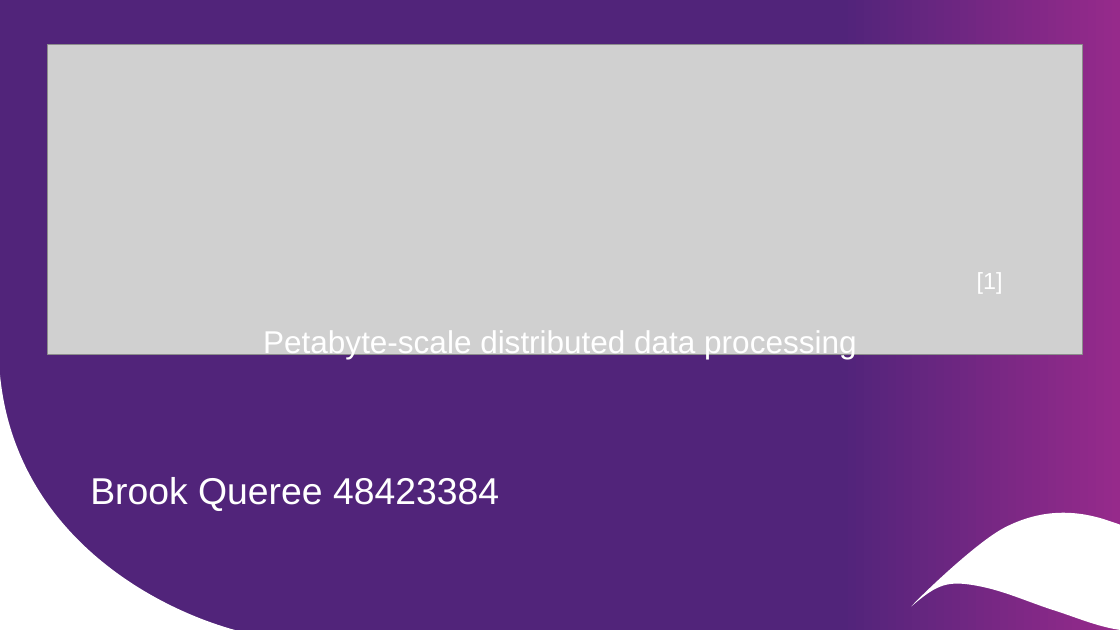
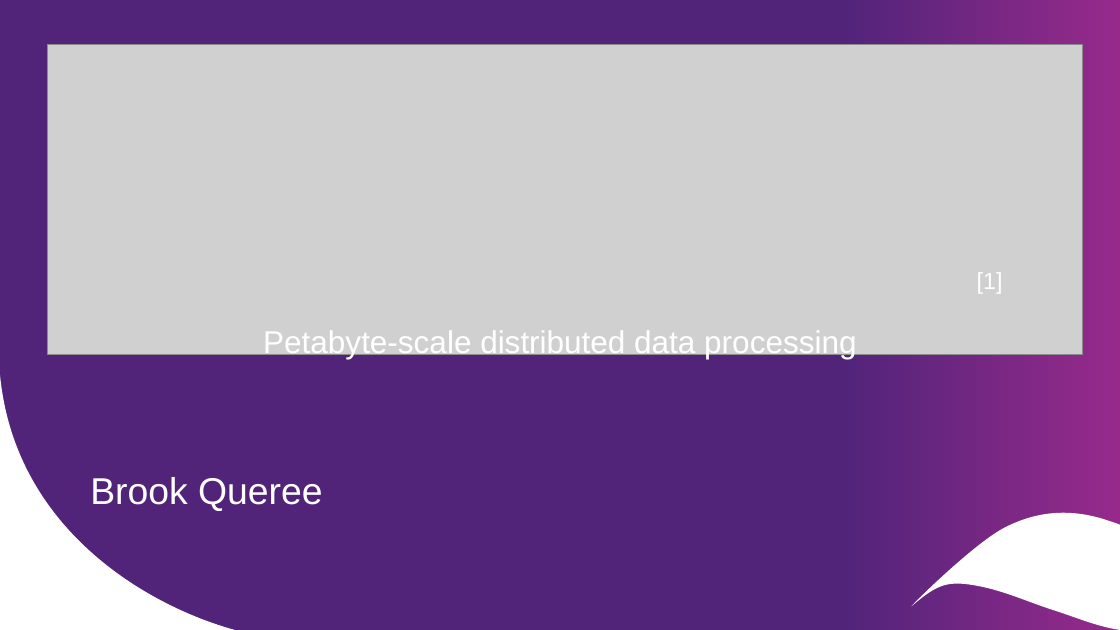
Before and after one commit to bhq12/hadoop-architecture-notes, a slide deck: slide 1 of hadoop-architecture-brook-queree.pptx. Drawn at 1120x630 pixels with LibreOffice and Linux fonts; fonts in the diff are those of the drawing; grey boxes stand for pictures; background and template pictures are left out. Boxes give left, top, right and bottom in pixels: in the first picture for what was removed or moved away, otherwise in the second. Text is boxed around its words. In the diff, an @@ line names an element or a change of style, - is before the commit and + after.

```diff
--- a/hadoop-architecture-brook-queree.pptx
+++ b/hadoop-architecture-brook-queree.pptx
@@ text at (90, 477, 323, 511): text changed @@
-Brook Queree 48423384
+Brook Queree
```
Also in this commit, not shown: 1 other file.
